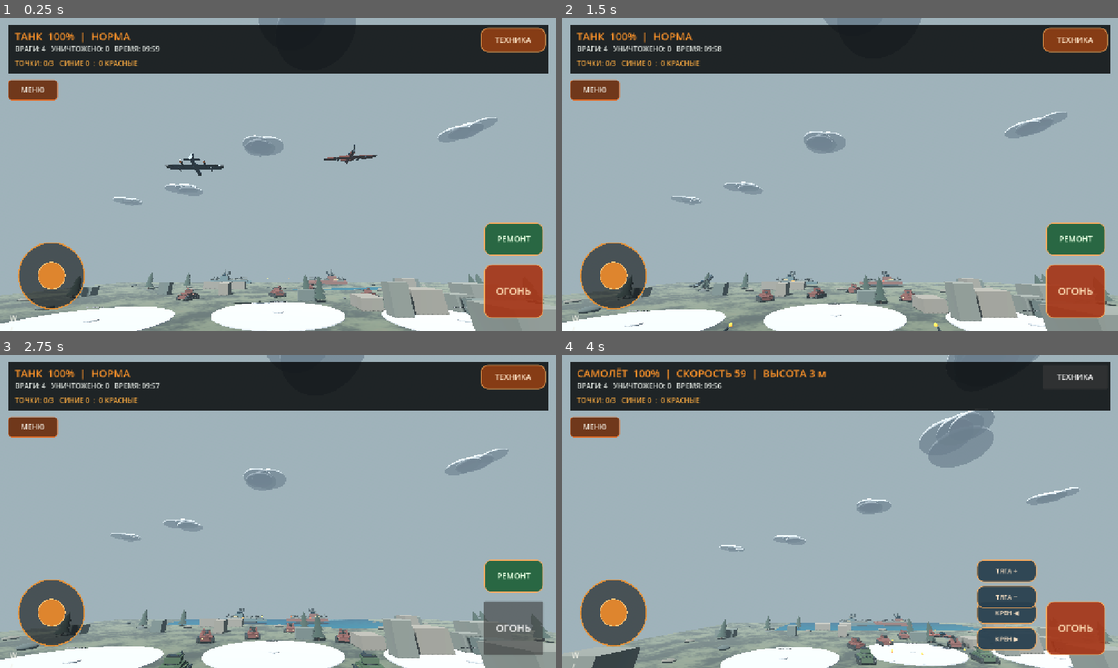
Above: before the commit, frames 1-4 (two rows, left to right).
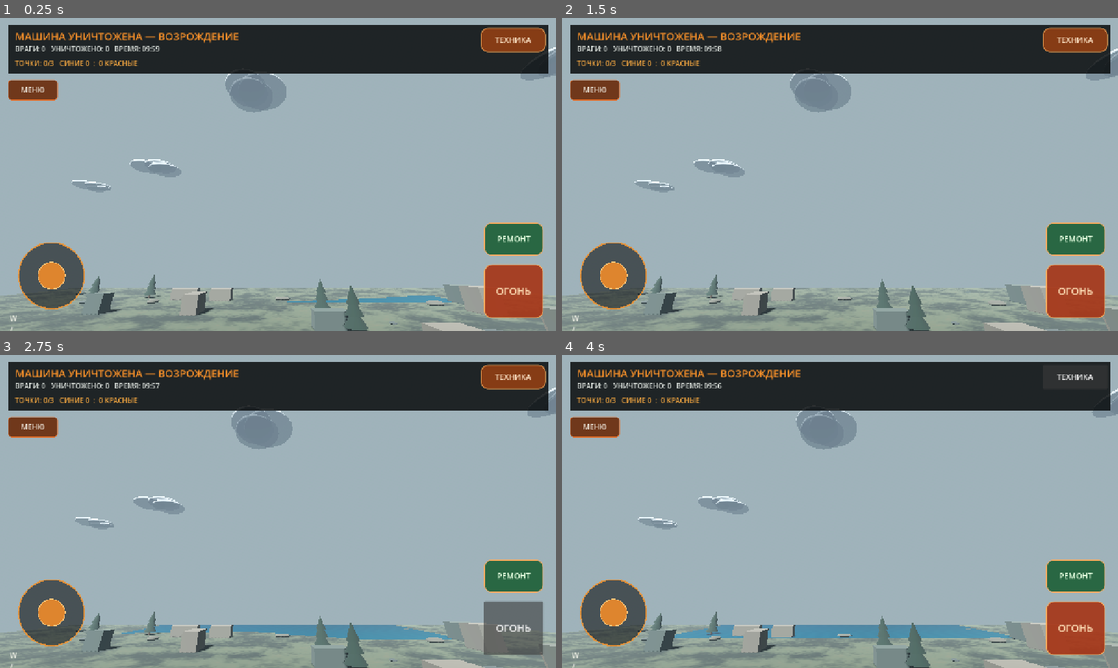
Above: after the commit, the same moments.

Repository: p87010834-ai/WAR-BATTLE-MOBILE
Game: Godot game, scene res://scenes/main.tscn
Same seed, same stepped clock (60 frames per second), same inputs: the game is played once before the commit and once after it.
Inputs (mouse positions are in pixels of both pictures, inside the frame that each line leads up to):
- Up to frame 1 (0.25 s): no input
- Up to frame 2 (1.5 s): tap Enter at 0.5 s; drag from (612, 274) to (895, 105) at 0.52 s; drag from (728, 190) to (812, 237) at 1.27 s
- Up to frame 3 (2.75 s): click "ОГОНЬ" at 2 s
- Up to frame 4 (4 s): click "РЕМОНТ" at 2.75 s; click "ТЕХНИКА" at 3.5 s

The runs differ from the first frame. In frame 1, 13% of the frame differs, in the area x 0-100%, y 0-100%; in frame 2, 12%; in frame 3, 13%; in frame 4, 17%.
Error after the commit: Parse Error: Identifier "steel" not declared in the current scope. (res://scripts/tank.gd:77)

Commit message:
Add segmented tank tracks and mechanical exterior details

Diff:
--- a/godot/scripts/tank.gd
+++ b/godot/scripts/tank.gd
@@ -53,6 +53,36 @@
 	_add_box(self, Vector3(2.45, 0.48, 3.05), Vector3(0, 1.68, 0.18), hull_material)
 	_add_box(self, Vector3(2.8, 0.18, 3.8), Vector3(0, 1.48, 0), hull_material)
 
+	# Individually modeled track shoes: segmented links around both track runs.
+	var track_steel := _make_material(Color(0.085, 0.095, 0.09), 0.32, 0.88)
+	var track_ridge := _make_material(Color(0.16, 0.17, 0.15), 0.48, 0.72)
+	for side in [-1.0, 1.0]:
+		for link_index in range(16):
+			var link_z := -2.12 + float(link_index) * 0.282
+			var shoe := _add_box(self, Vector3(0.105, 0.19, 0.235), Vector3(side * 1.965, 1.16, link_z), track_steel)
+			shoe.rotation.x = -0.025
+			_add_box(self, Vector3(0.025, 0.035, 0.17), Vector3(side * 2.025, 1.16, link_z), track_ridge)
+			var lower_shoe := _add_box(self, Vector3(0.105, 0.19, 0.235), Vector3(side * 1.965, 0.19, link_z), track_steel)
+			lower_shoe.rotation.x = 0.025
+		for link_index in range(7):
+			var link_y := 0.24 + float(link_index) * 0.145
+			_add_box(self, Vector3(0.105, 0.19, 0.22), Vector3(side * 1.965, link_y, -2.34), track_steel)
+			_add_box(self, Vector3(0.105, 0.19, 0.22), Vector3(side * 1.965, link_y, 2.34), track_steel)
+		# Reinforced side-skirt panels and visible mounting bolts.
+		for panel_index in range(4):
+			var panel_z := -1.55 + float(panel_index) * 1.02
+			var skirt := _add_box(self, Vector3(0.10, 0.34, 0.88), Vector3(side * 1.88, 1.19, panel_z), hull_material)
+			skirt.rotation.z = side * -0.035
+			for bolt_side in [-1.0, 1.0]:
+				_add_cylinder(self, 0.045, 0.025, Vector3(side * 1.945, 1.31, panel_z + bolt_side * 0.31), Vector3(0, 0, PI / 2.0), steel, 8)
+	# Rear engine grille, exhaust outlets and front tow fittings.
+	_add_box(self, Vector3(1.35, 0.12, 0.48), Vector3(0, 1.56, 2.13), dark)
+	for grille_index in range(7):
+		_add_box(self, Vector3(0.045, 0.025, 0.39), Vector3(-0.55 + float(grille_index) * 0.18, 1.63, 2.13), steel)
+	for side in [-1.0, 1.0]:
+		_add_cylinder(self, 0.16, 0.22, Vector3(side * 0.88, 1.05, 2.38), Vector3(PI / 2.0, 0, 0), dark, 12)
+		_add_cylinder(self, 0.105, 0.24, Vector3(side * 0.88, 1.05, 2.48), Vector3(PI / 2.0, 0, 0), steel, 12)
+		_add_cylinder(self, 0.11, 0.18, Vector3(side * 1.25, 0.92, -2.36), Vector3(0, 0, PI / 2.0), steel, 12)
 	var dark := _make_material(Color(0.065, 0.075, 0.07), 0.18, 0.88)
 	var steel := _make_material(Color(0.16, 0.18, 0.17), 0.72, 0.48)
 	var rubber := _make_material(Color(0.035, 0.04, 0.038), 0.0, 0.95)
